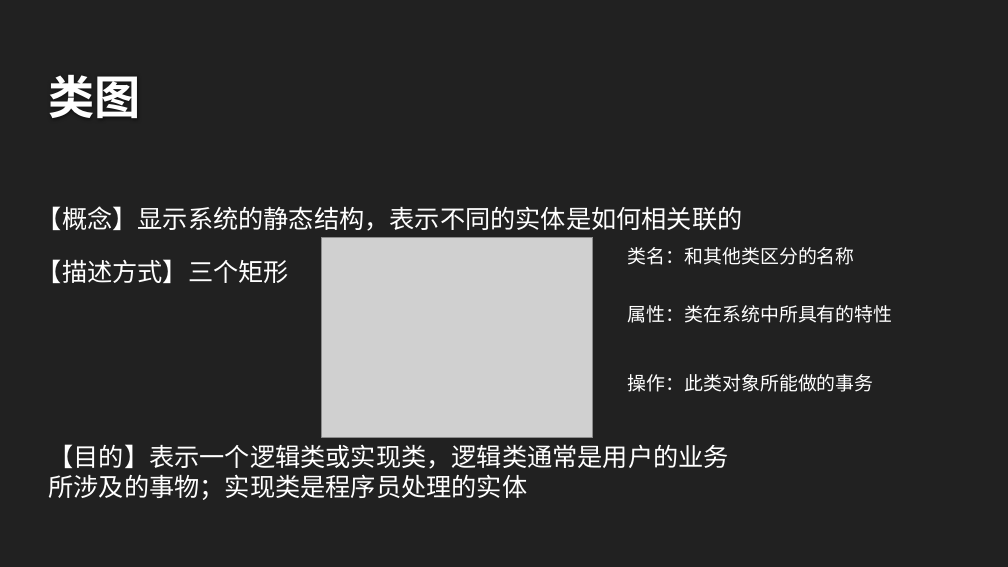
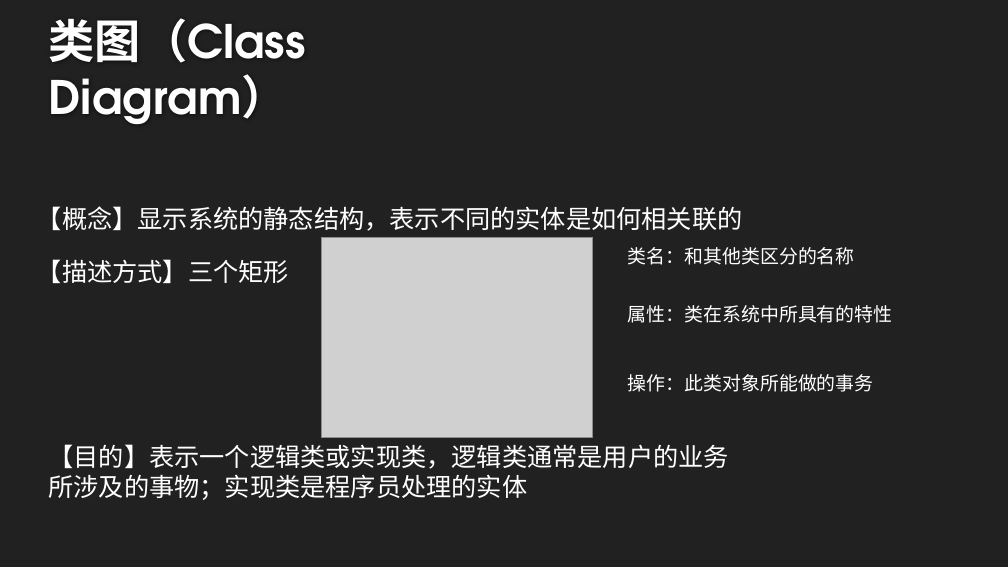
Before and after one commit to twn422/PRD2017, a slide deck: slide 10 of PRD-2017-G24/STW/非受控文件/翻转课堂作业/UML基础1/UML基础Ⅰ.pptx. Drawn at 1008x567 pixels with LibreOffice and Linux fonts; fonts in the diff are those of the drawing; grey boxes stand for pictures; background and template pictures are left out. Boxes give left, top, right and bottom in pixels: in the first picture for what was removed or moved away, otherwise in the second. Text is boxed around its words. In the diff, an @@ line names an element or a change of style, - is before the commit and + after.

```diff
--- a/PRD-2017-G24/STW/非受控文件/翻转课堂作业/UML基础1/UML基础Ⅰ.pptx
+++ b/PRD-2017-G24/STW/非受控文件/翻转课堂作业/UML基础1/UML基础Ⅰ.pptx
@@ title at (49, 18, 306, 124): text changed @@
-类图
+类图（Class Diagram）
```
Also in this commit, not shown: 6 other slides changed.
